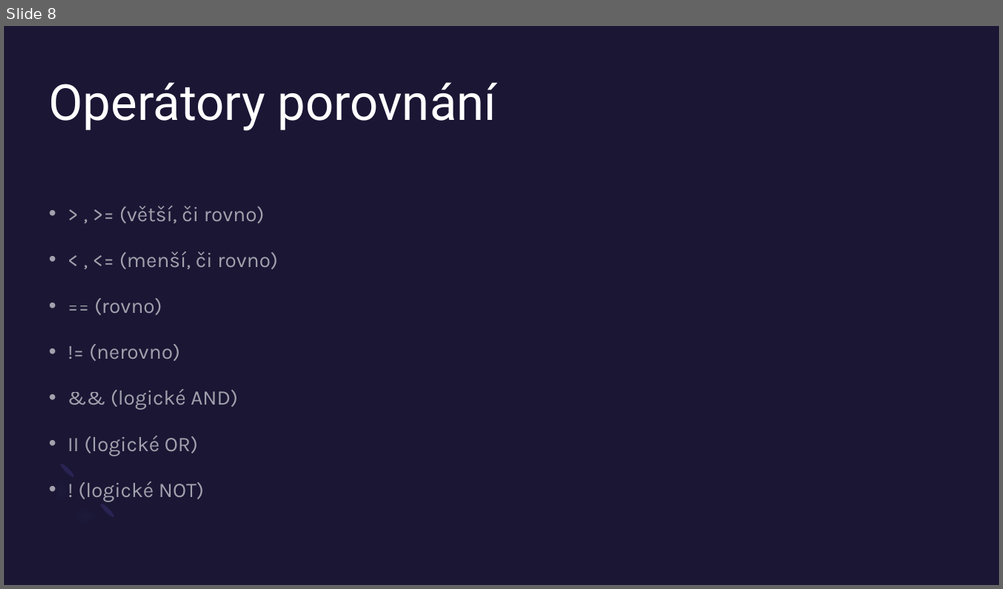
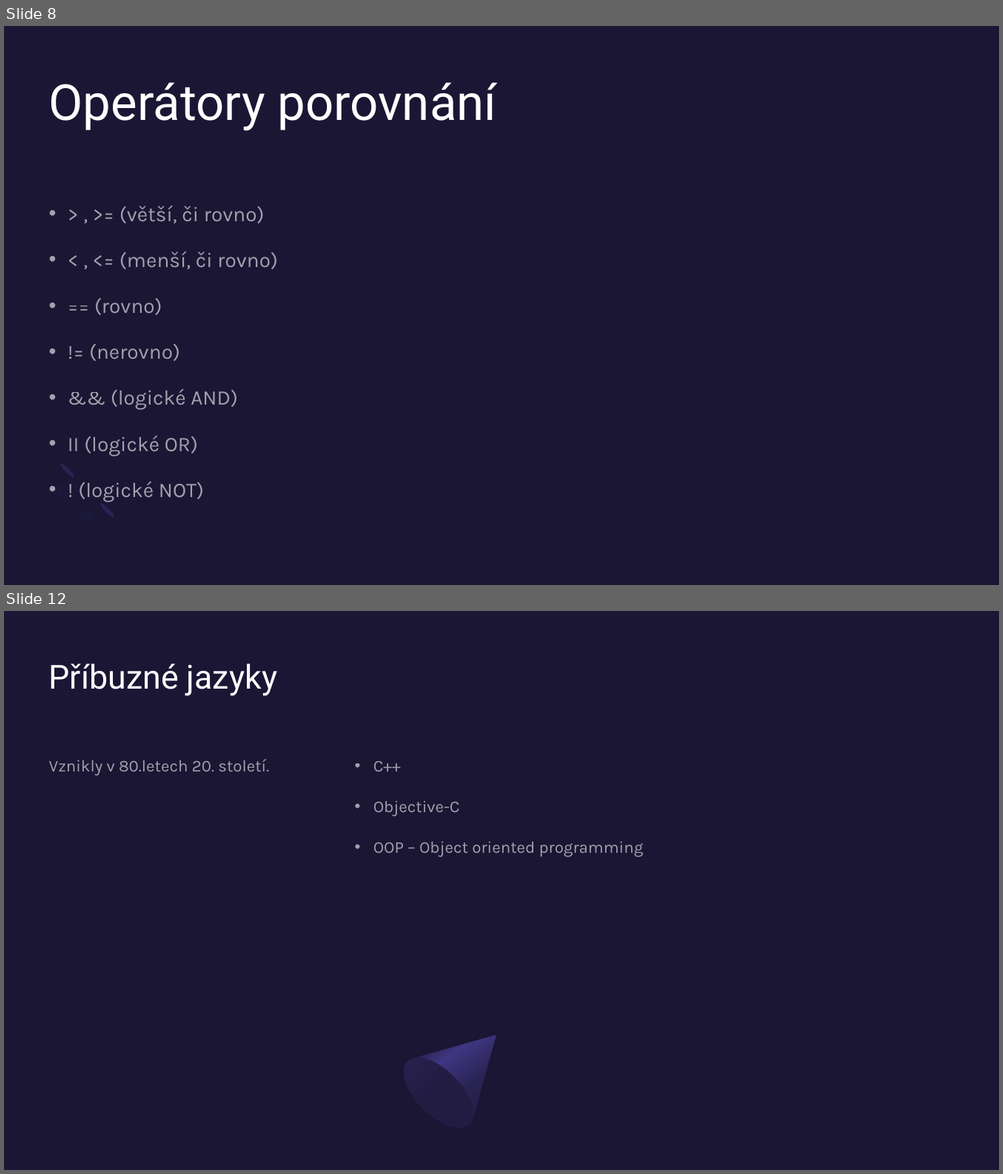
Before and after one commit to KokosHraje/C-VDAPrezentace, a slide deck: Programovací-jazyk-C.pptx. Shown one above the other, each under a label of ours: slide 8 before the commit, slides 8 and 12 after it; the slides between them are not shown. The pictures are 1003x589 and 1003x1174 pixels, drawn with LibreOffice and Linux fonts; fonts in the diff are those of the drawing. Boxes give left, top, right and bottom in pixels: in the first picture for what was removed or moved away, otherwise in the second. Text is boxed around its words. In the diff, an @@ line names an element or a change of style, - is before the commit and + after.

```diff
--- a/Programovací-jazyk-C.pptx
+++ b/Programovací-jazyk-C.pptx
@@ slide 12 added at bbox=[4, 611, 999, 1170], background #1A1634 @@
@@ title added at bbox=[49, 664, 277, 696], 32 pt, text #FFFFFF @@
+Příbuzné jazyky
@@ text added at bbox=[49, 759, 269, 776], 16 pt, text #FFFFFF at 60% opacity @@
+Vznikly v 80.letech 20. století.
@@ text added at bbox=[373, 761, 643, 857], 16 pt, text #FFFFFF at 60% opacity @@
+• C++
+• Objective-C
+• OOP – Object oriented programming
@@ freeform shape added at bbox=[392, 1005, 526, 1139], fill gradient #292353 to #403681 to #1A1634 @@
@@ ellipse added at bbox=[392, 1046, 485, 1139], fill gradient #221C43 to #292353 @@
```
Also in this commit, not shown: 2 slides changed, 1 other slide added, 1 slide removed.
